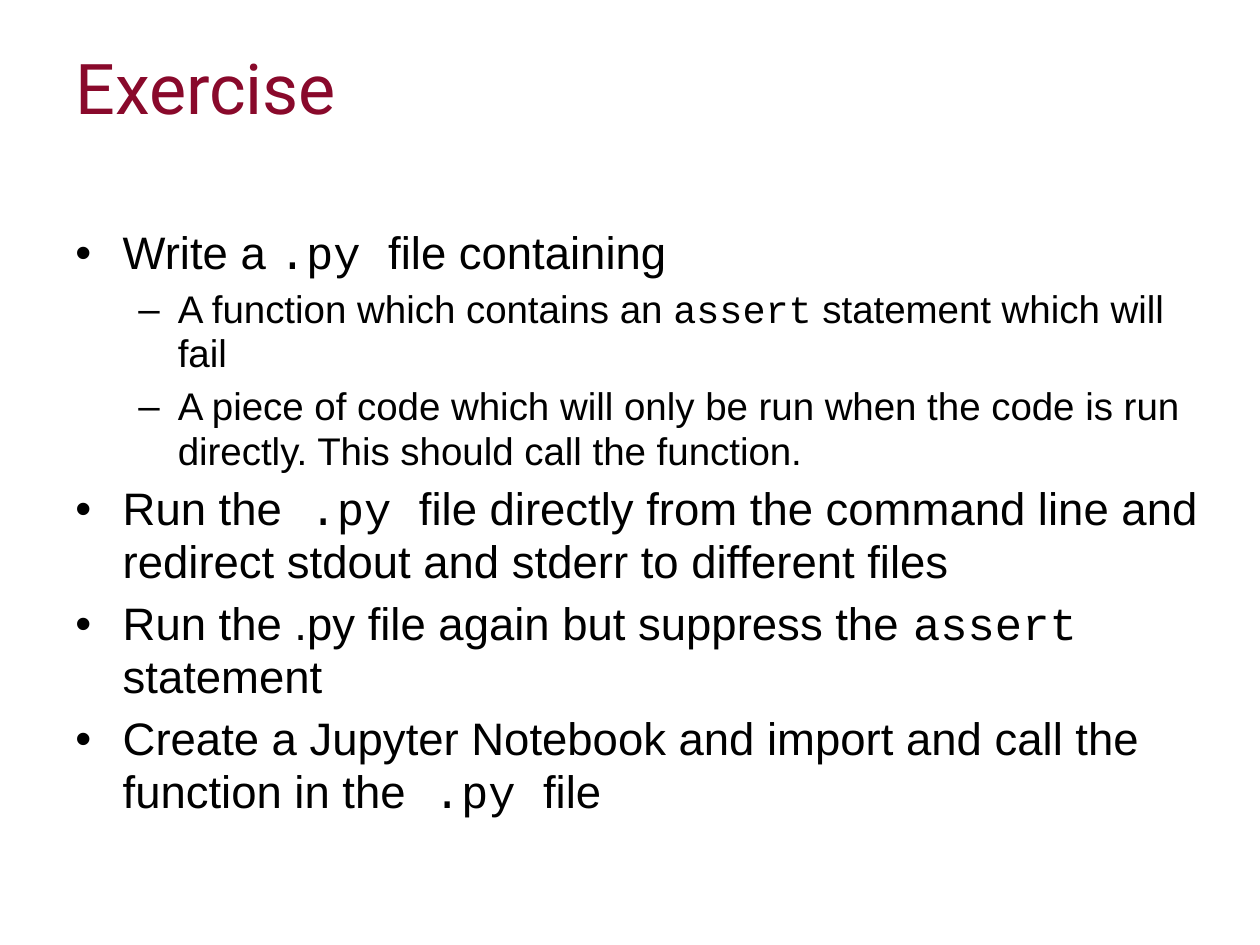
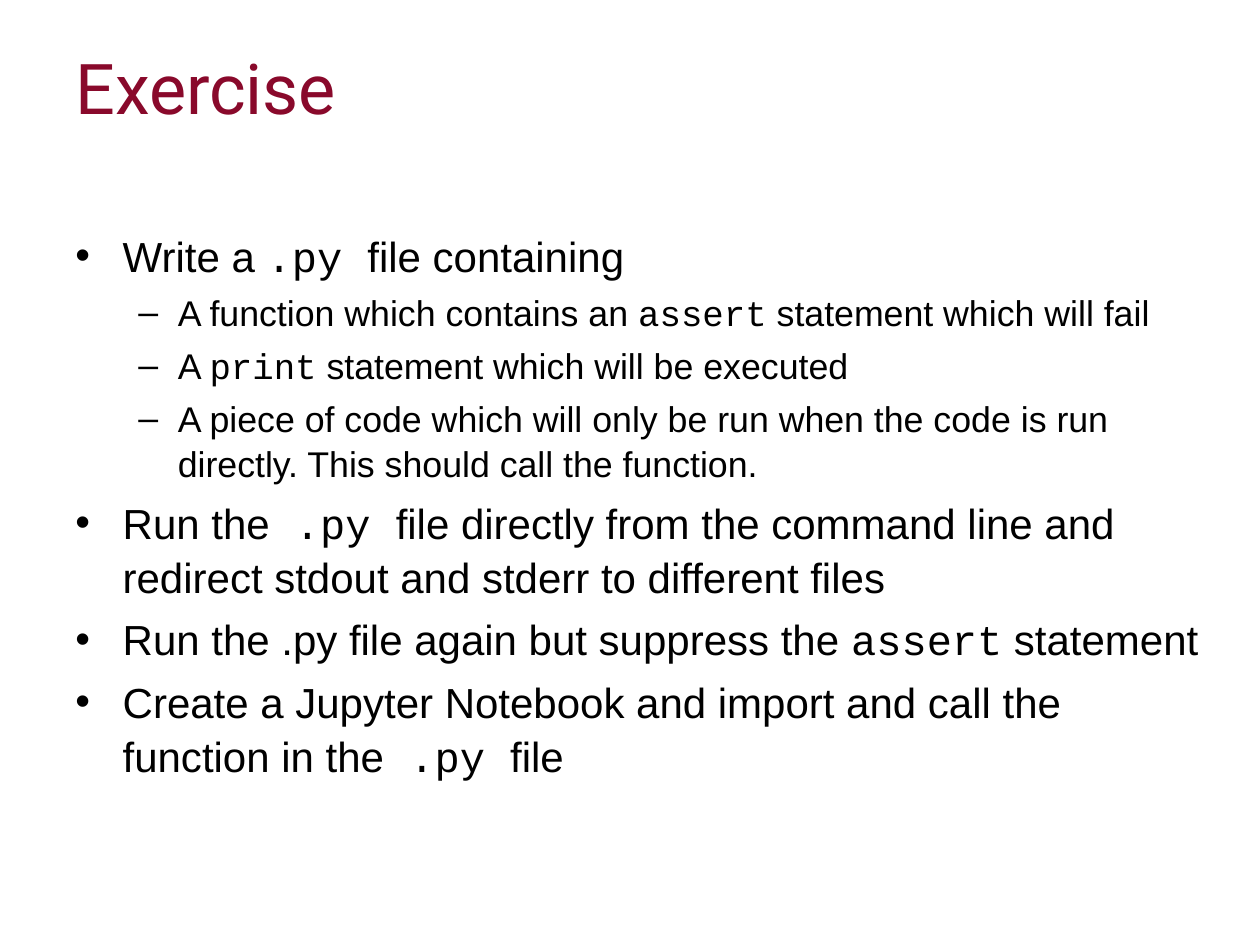
Before and after one commit to ImperialCollegeLondon/RCDS-managing-and-running-python-effectively, a slide deck: slide 29 of Managing and Running Python Effectively.pptx. Drawn at 1260x945 pixels with LibreOffice and Linux fonts; fonts in the diff are those of the drawing; background and template pictures are left out. Boxes give left, top, right and bottom in pixels: in the first picture for what was removed or moved away, otherwise in the second. Text is boxed around its words. In the diff, an @@ line names an element or a change of style, - is before the commit and + after.

```diff
--- a/Managing and Running Python Effectively.pptx
+++ b/Managing and Running Python Effectively.pptx
@@ text at (x1=123, y1=241, x2=1198, y2=781): size 26 to 24.1 pt in "Write a .py file containing", "Run the .py file directly from the ...", "Run the .py file again but suppress ...", "Create a Jupyter Notebook and import and ..."; size 22 to 20.4 pt in "A function which contains an assert statement ...", "A piece of code which will only ..."; line spacing 0.97 to 1.07 @@
@@ text at (x1=178, y1=353, x2=848, y2=387): paragraph added @@
+  – A print statement which will be executed
```
Also in this commit, not shown: 3 other slides changed, 9 other files.
